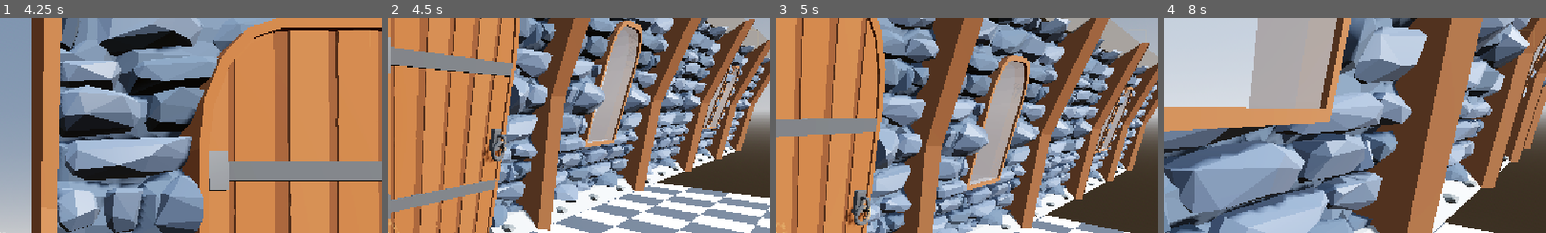
Above: before the commit, frames 1-4 (left to right).
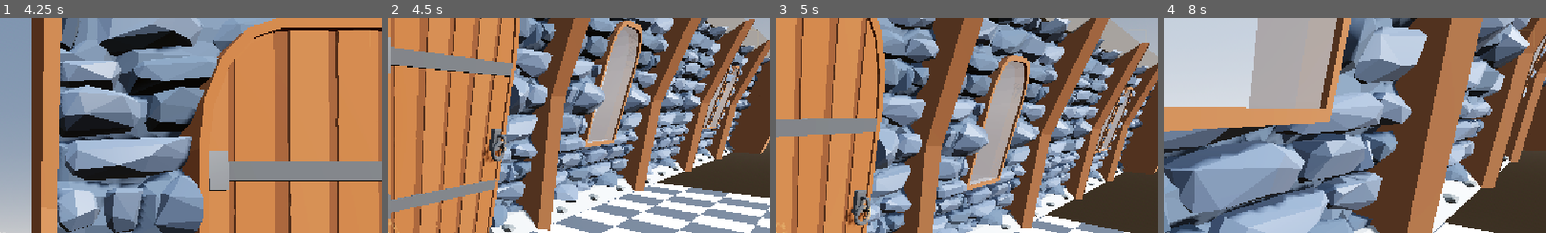
Above: after the commit, the same moments.

Repository: Tunwell1/test-game
Game: Godot game, scene res://main.tscn
Two runs of this game, one before a commit and one after it. Both use one fixed random seed, a clock stepped at 60 frames per second and the inputs below.
Inputs (mouse positions are % of the whole screen's width and height, from its top left):
- Up to frame 1 (4.25 s): tap Enter at 0.5 s; move the mouse to (45, 70) at 0.52 s; hold W (move_forward) 0.53-2.03 s; tap F (cast_spell) at 0.6 s; click (45, 70) at 0.67 s; tap Space (jump) at 0.77, 1.52, 3.02, 3.5, 3.77 s; move the mouse to (80, 65) at 1.27 s; tap Ctrl (crouch) at 1.35 s; move the mouse to (20, 35) at 2.02 s; hold A (move_left) 2.03-3.53 s; tap E (interact) at 2.1 s; move the mouse to (55, 50) at 2.77 s; tap Q (next_spell) at 2.85 s; click (55, 50) at 2.92 s; move the mouse to (35, 25) at 3.52 s; hold S (move_back) from 3.53 s (still down); tap 1 (pick_school_1) at 3.6 s
- Up to frame 2 (4.5 s): move the mouse to (55, 50) at 4.27 s; release S (move_back) at 4.28 s; hold W (move_forward) from 4.28 s (still down); tap 2 (pick_school_2) at 4.35 s
- Up to frame 3 (5 s): keep holding W (move_forward); tap Space (jump) at 4.52 s
- Up to frame 4 (8 s): move the mouse to (45, 50) at 5.02 s; tap 3 (pick_school_3) at 5.1 s; click (45, 50) at 5.17 s; move the mouse to (52, 48) at 5.77 s; release W (move_forward) at 5.78 s; hold D (move_right) 5.78-6.53 s; tap 4 (pick_school_4) at 5.85 s; tap Space (jump) at 6.02, 6.77, 7.52 s; move the mouse to (49, 52) at 6.52 s; hold Shift (sprint) 6.53-7.28 s; hold W (move_forward) from 6.53 s (still down); move the mouse to (57, 51) at 7.27 s; tap F (cast_spell) at 7.35 s; click (57, 51) at 7.42 s
The pictures show only the part of the screen within x 50-100%, y 0-50%; the shares and areas given below are measured in that part.

Frame 1 is identical in both runs. In frame 2, 2.2% of the frame differs, in the area x 88-100%, y 17-64%; in frame 3, 1.4%; in frame 4, 0.9%.

Commit message:
Добавил угловой модуль Wall_corner_with_collision: два плеча + угловая колонна, без дыр и z-fighting
Co-authored-by: arena-agent <297053741+arena-agent@users.noreply.github.com>

Diff:
--- /dev/null
+++ b/Models/Wall_corner_with_collision.tscn
@@ -0,0 +1,31 @@
+[gd_scene load_steps=6 format=3]
+
+[ext_resource type="PackedScene" path="res://Models/Wall_with_collision.tscn" id="1_arm"]
+
+[sub_resource type="StandardMaterial3D" id="Material_corner_post"]
+albedo_color = Color(0.529412, 0.321569, 0.184314, 1)
+roughness = 1.0
+
+[sub_resource type="BoxMesh" id="BoxMesh_corner_post"]
+material = SubResource("Material_corner_post")
+size = Vector3(1.197, 6, 1.197)
+
+[sub_resource type="BoxShape3D" id="BoxShape_corner_post"]
+size = Vector3(1.197, 6, 1.197)
+
+[node name="WallCorner" type="Node3D"]
+
+[node name="ArmX" parent="." instance=ExtResource("1_arm")]
+transform = Transform3D(1, 0, 0, 0, 1, 0, 0, 0, 1, 0.007502, 0, -0.184629)
+
+[node name="ArmZ" parent="." instance=ExtResource("1_arm")]
+transform = Transform3D(0, 0, -1, 0, 1, 0, 1, 0, 0, -0.184629, 0, 6.402498)
+
+[node name="CornerPost" type="StaticBody3D" parent="."]
+transform = Transform3D(1, 0, 0, 0, 1, 0, 0, 0, 1, -0.6, 3, -0.6)
+
+[node name="Mesh" type="MeshInstance3D" parent="CornerPost"]
+mesh = SubResource("BoxMesh_corner_post")
+
+[node name="Shape" type="CollisionShape3D" parent="CornerPost"]
+shape = SubResource("BoxShape_corner_post")
--- a/Tools/wall_builder.gd
+++ b/Tools/wall_builder.gd
@@ -25,6 +25,9 @@
 	"door": "res://Models/Wall_door_with_collision.tscn",
 }
 ## Порядок модулей. Ключи — из MODULES, длина любая.
+## "corner" можно ставить только в стык, а не посреди пролёта: у него своя
+## внутренняя геометрия на 1.2 м в обе стороны. Собирать поворот удобнее
+## отдельным WallCorner между двумя WallRun (см. docs/notes/wall-building.md).
 const PATTERN := ["door", "window", "wall", "two_windows", "wall"]
 
 
--- a/main.tscn
+++ b/main.tscn
@@ -9,6 +9,7 @@
 [ext_resource type="PackedScene" path="res://Models/Wall_and_two_windows_with_collision.tscn" id="7_two_windows"]
 [ext_resource type="PackedScene" path="res://Models/Wall_door_with_collision.tscn" id="8_door"]
 [ext_resource type="PackedScene" path="res://Models/Wall_and_window_with_collision.tscn" id="9_window"]
+[ext_resource type="PackedScene" path="res://Models/Wall_corner_with_collision.tscn" id="10_corner"]
 
 [sub_resource type="ProceduralSkyMaterial" id="ProceduralSkyMaterial_1"]
 sky_horizon_color = Color(0.64625, 0.65575, 0.67075, 1)
@@ -153,3 +154,6 @@
 [node name="wall_04" type="StaticBody3D" parent="WallRun" unique_id=817183101 instance=ExtResource("6_7mycd")]
 transform = Transform3D(1, 0, 0, 0, 1, 0, 0, 0, 1, 25.6, 0, 0)
 script = ExtResource("6_kek77")
+
+[node name="WallCorner" parent="." unique_id=1128834501 instance=ExtResource("10_corner")]
+transform = Transform3D(0, 0, 1, 0, 1, 0, -1, 0, 0, 32, 0, 0)
Binary file added: docs/shots/corner_module.png
Not shown, changed: docs/notes/wall-building.md
